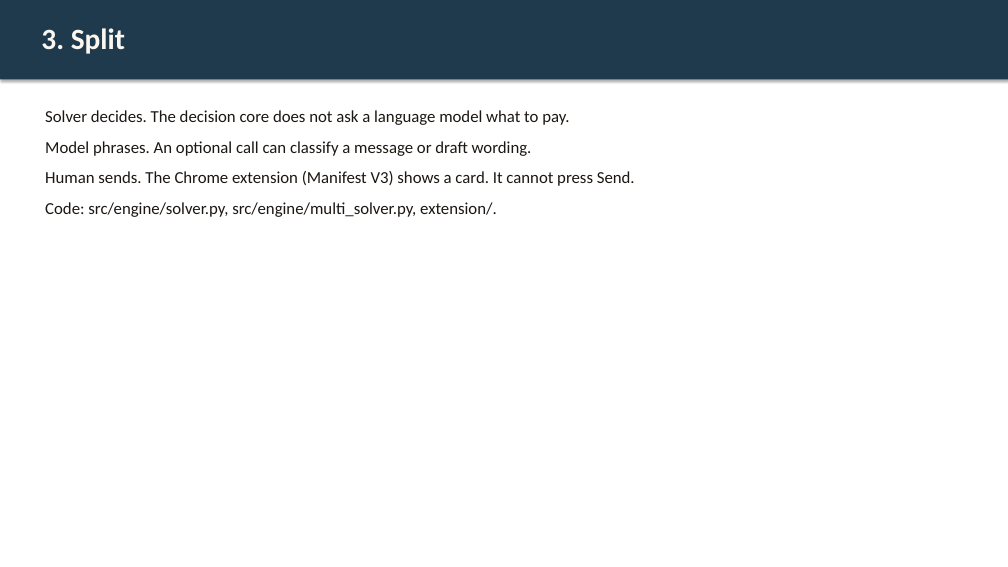
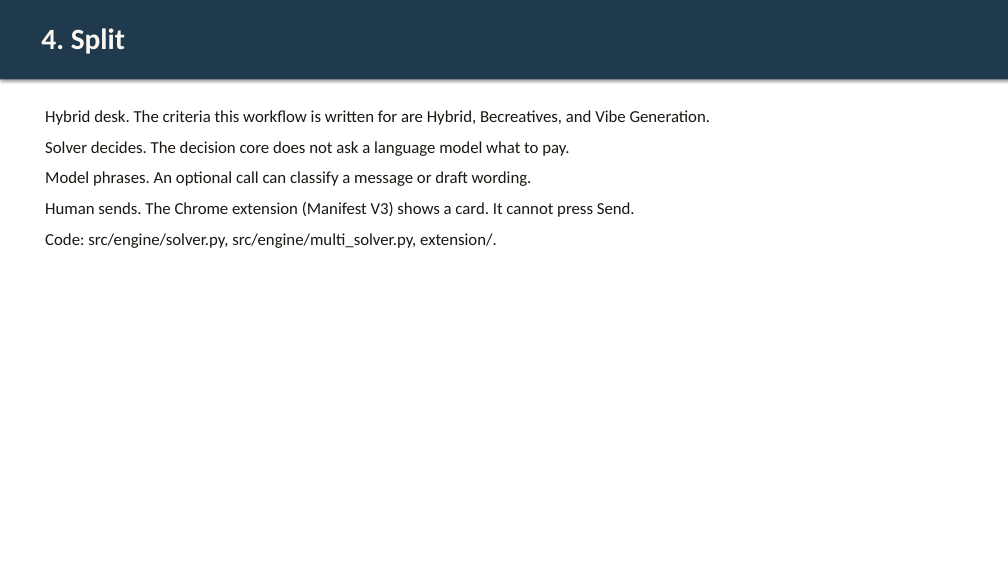
Before and after one commit to Fu93/tradeflow-ai, a slide deck: slide 4 of results/pitch.pptx (slide 3 before the commit). Drawn at 1008x567 pixels with LibreOffice and Linux fonts; fonts in the diff are those of the drawing. Boxes give left, top, right and bottom in pixels: in the first picture for what was removed or moved away, otherwise in the second. Text is boxed around its words. In the diff, an @@ line names an element or a change of style, - is before the commit and + after.

```diff
--- a/results/pitch.pptx
+++ b/results/pitch.pptx
@@ text at bbox=[41, 28, 125, 54]: text changed @@
-3. Split
+4. Split
@@ text at bbox=[45, 110, 711, 125]: paragraph added @@
+Hybrid desk. The criteria this workflow is written for are Hybrid, Becreatives, and Vibe Generation.
```
Also in this commit, not shown: 6 other slides changed, 1 slide added, 35 other files.
